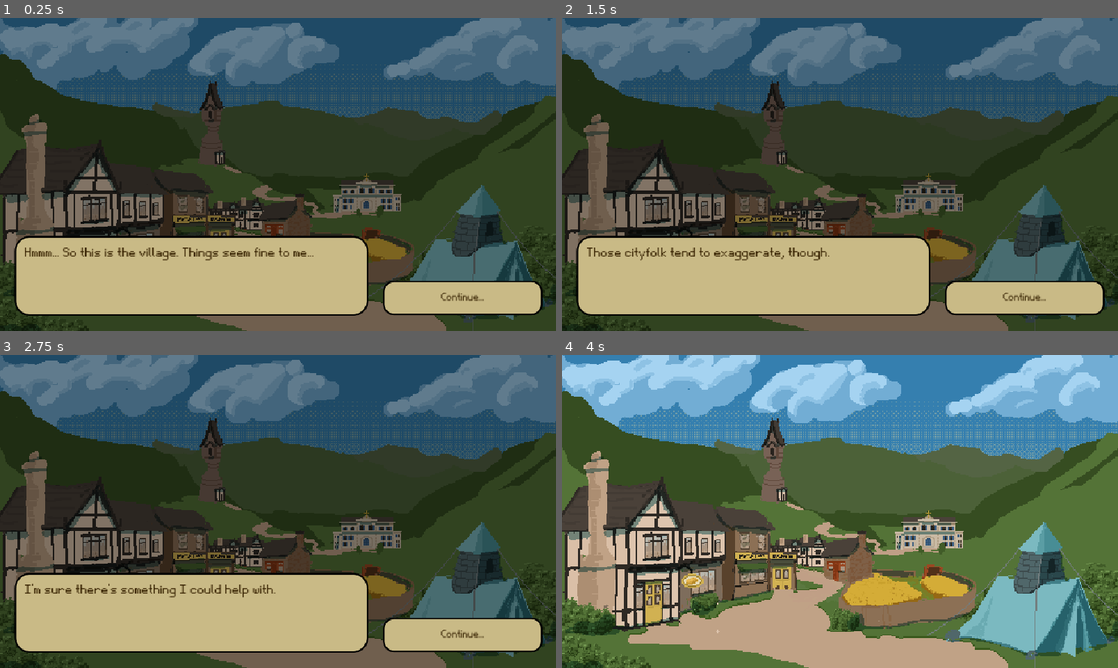
Above: before the commit, frames 1-4 (two rows, left to right).
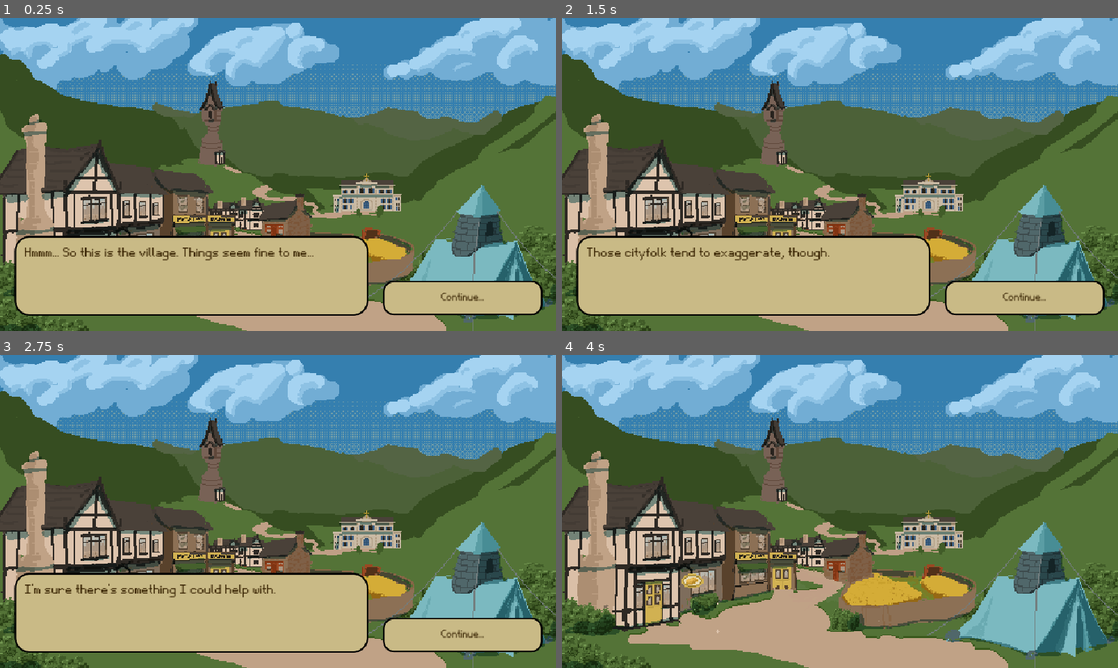
Above: after the commit, the same moments.

Repository: MichaelRRyan/GGJ-2026-Unmasked
Game: Godot game, scene res://Levels/level_overworld.tscn
The game is run twice, just before and just after one commit, with the same random seed, the same clock (stepped at 60 frames per second) and the same inputs. The engine's default icon, where the game draws it, is replaced by a stand-in: a white triangle on a blue panel in a dark square.
Inputs:
- Up to frame 1 (0.25 s): no input
- Up to frame 2 (1.5 s): click "Continue..." at 0.5 s; click "Continue..." at 1.25 s
- Up to frame 3 (2.75 s): click "Continue..." at 2 s
- Up to frame 4 (4 s): click "Continue..." at 2.75 s; click "Continue..." at 3.5 s

The runs differ from the first frame. In frame 1, 78% of the frame differs, in the area x 0-100%, y 0-100%; in frame 2, 78%; in frame 3, 78%; in frame 4, nothing differs.

Commit message:
Made dialogue background clear

Diff:
--- a/Features/DialogueSystem/dialogue_interface.tscn
+++ b/Features/DialogueSystem/dialogue_interface.tscn
@@ -21,7 +21,7 @@
 anchor_bottom = 1.0
 grow_horizontal = 2
 grow_vertical = 2
-color = Color(0, 0, 0, 0.41568628)
+color = Color(0, 0, 0, 0)
 
 [node name="ColorRect" type="Panel" parent="." unique_id=2026748571]
 layout_mode = 1
